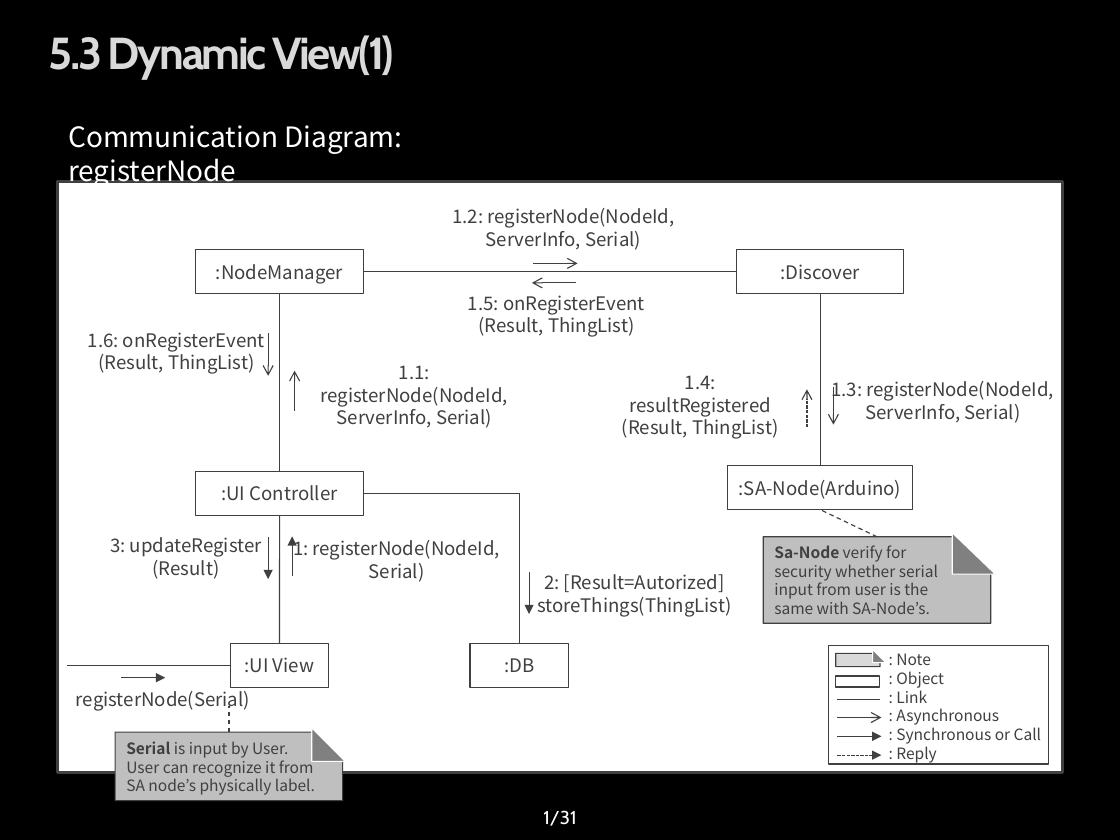
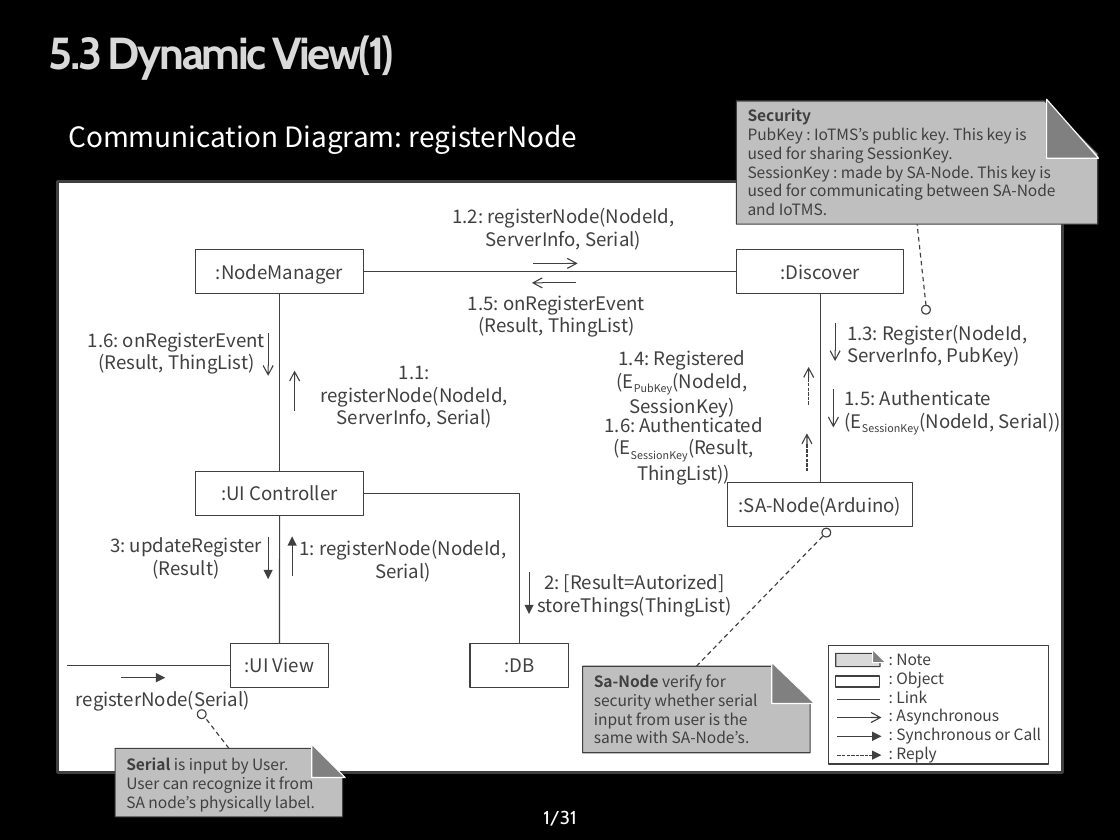
Before and after one commit to youkkwon/smarthome, a slide deck: slide 1 of doc/dynamic view 150616_communication_dgm.pptx. Drawn at 1120x840 pixels with LibreOffice and Linux fonts; fonts in the diff are those of the drawing; background and template pictures are left out. Boxes give left, top, right and bottom in pixels: in the first picture for what was removed or moved away, otherwise in the second. Text is boxed around its words. In the diff, an @@ line names an element or a change of style, - is before the commit and + after.

```diff
--- a/doc/dynamic view 150616_communication_dgm.pptx
+++ b/doc/dynamic view 150616_communication_dgm.pptx
@@ text "Communication Diagram: registerNode" rewrapped from (68,125,402,189) to (68,124,577,154) @@
@@ snip rect added at (736,101,1098,224), fill #BFBFBF, outline #404040 0.75 pt, 10 pt, text #404040 @@
+Security
+PubKey : IoTMS’s public key. This key is used for sharing SessionKey.
+SessionKey : made by SA-Node. This key is used for communicating between SA-Node and IoTMS.
@@ right triangle added at (1046,100,1098,159), fill #808080, outline #FFFFFF 0.75 pt @@
@@ line added from (926, 306) to (917, 224), #404040 0.75 pt dashed @@
@@ line moved from (820, 466) - (820, 293) to (820, 483) - (820, 293) @@
@@ arrow added from (836, 323) to (836, 361), #404040 0.75 pt @@
@@ text added at (847,325,1027,367), 12 pt, text #404040 @@
+1.3: Register(NodeId, ServerInfo, PubKey)
@@ ellipse added at (922,306,931,315), fill #FFFFFF, outline #404040 0.75 pt @@
@@ text added at (619,350,747,419), 12 pt, text #404040 @@
+1.4: Registered
+(EPubKey(NodeId, SessionKey)
@@ arrow added from (809, 404) to (809, 367), #404040 0.75 pt dashed @@
@@ text at (605,413,763,486): text changed @@
-1.4: resultRegistered
-(Result, ThingList)
+1.6: Authenticated
+(ESessionKey(Result, ThingList))
@@ arrow moved from (833, 386) - (833, 424) to (833, 390) - (833, 428) @@
@@ text at (845,390,1061,432): text changed @@
-1.3: registerNode(NodeId, ServerInfo, Serial)
+1.5: Authenticate
+(ESessionKey(NodeId, Serial))
@@ arrow moved from (806, 427) - (806, 390) to (806, 472) - (806, 433) @@
@@ text "1: registerNode(NodeId, Serial)": place and size @@
-text "1: registerNode(NodeId, Serial)" at (293,538,500,582)
+text "1: registerNode(NodeId, Serial)" at (300,540,506,582)
@@ line moved from (877, 536) - (820, 510) to (697, 666) - (823, 535) @@
@@ ellipse added at (822,529,831,538), fill #FFFFFF, outline #404040 0.75 pt @@
@@ snip rect "Sa-Node verify for security whether ...": place and size @@
-snip rect "Sa-Node verify for security whether ..." at (763,536,990,623)
+snip rect "Sa-Node verify for security whether ..." at (582,666,810,753)
@@ right triangle: place and size @@
-right triangle at (952,533,995,575)
+right triangle at (772,662,814,703)
@@ ellipse added at (197,710,206,719), fill #FFFFFF, outline #404040 0.75 pt @@
@@ line moved from (228, 732) - (228, 707) to (228, 748) - (205, 717) @@
@@ 1 snip rect, 1 rectangle, 1 right triangle: place and size @@
-1 snip rect, 1 rectangle, 1 right triangle at (115,466,913,801)
+1 snip rect, 1 rectangle, 1 right triangle at (115,483,913,816)
```
Also in this commit, not shown: 2 other slides changed, 1 slide added.
